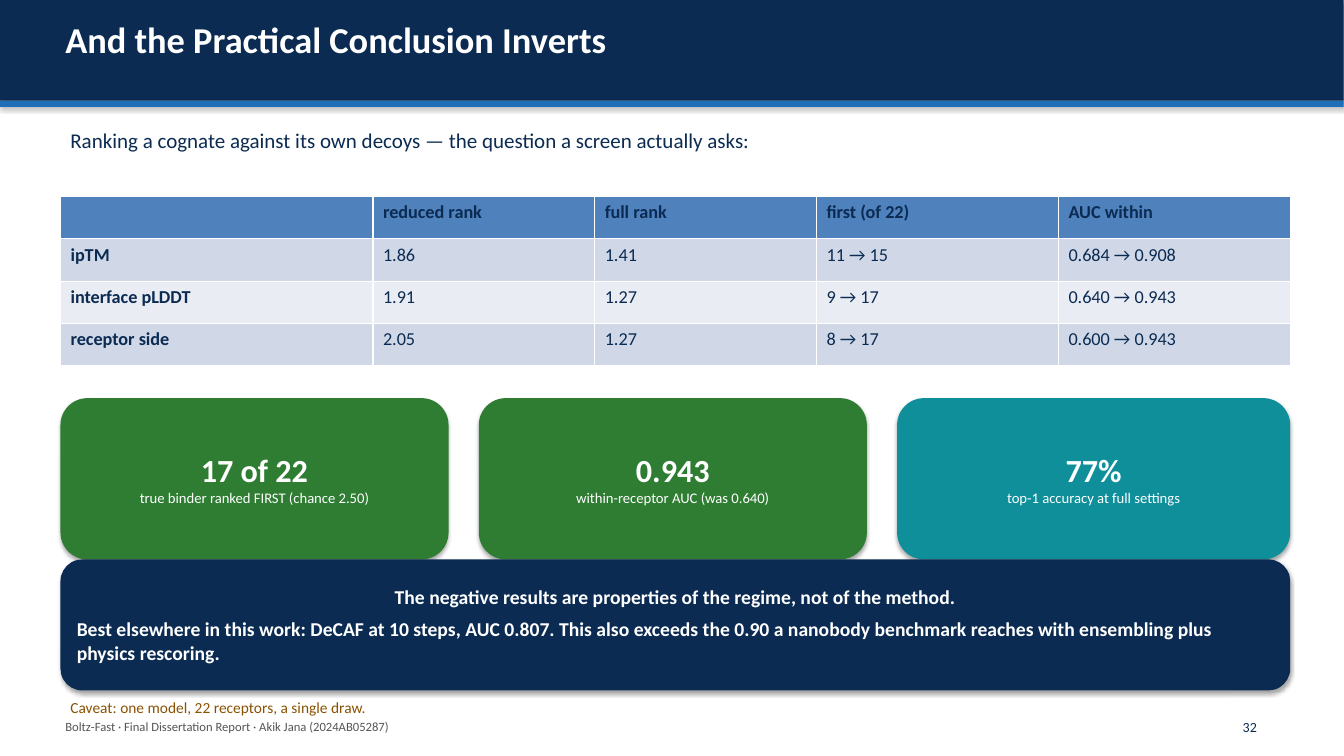
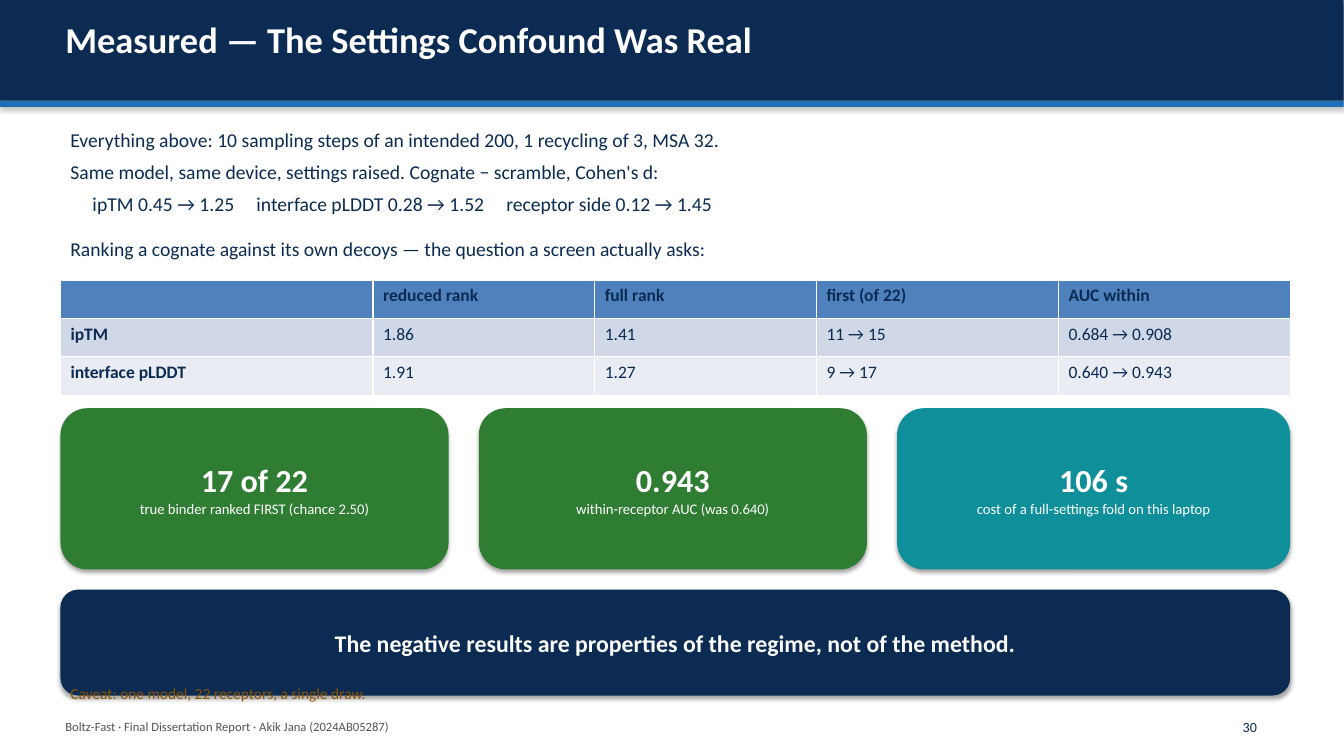
Before and after one commit to AkikJana/biomolecular-design-coreai, a slide deck: slide 30 of final_dissertation_presentation.pptx (slide 32 before the commit). Drawn at 1344x756 pixels with LibreOffice and Linux fonts; fonts in the diff are those of the drawing. Boxes give left, top, right and bottom in pixels: in the first picture for what was removed or moved away, otherwise in the second. Text is boxed around its words. In the diff, an @@ line names an element or a change of style, - is before the commit and + after.

```diff
--- a/final_dissertation_presentation.pptx
+++ b/final_dissertation_presentation.pptx
@@ text at box(65, 27, 752, 59): text changed @@
-And the Practical Conclusion Inverts
+Measured — The Settings Confound Was Real
@@ text added at box(70, 133, 719, 214), 14 pt, text #0B2B52 @@
+Everything above: 10 sampling steps of an intended 200, 1 recycling of 3, MSA 32.
+Same model, same device, settings raised. Cognate − scramble, Cohen's d:
+ipTM 0.45 → 1.25 interface pLDDT 0.28 → 1.52 receptor side 0.12 → 1.45
@@ text "Ranking a cognate against its ...": place and size @@
-text "Ranking a cognate against its ..." at box(70, 133, 748, 152)
+text "Ranking a cognate against its ..." at box(70, 242, 705, 260)
@@ text "Ranking a cognate against its ..." at box(70, 242, 705, 260): size 15 to 14 pt @@
@@ table at box(60, 280, 1291, 395) @@
-row 4: receptor side | 2.05 | 1.27 | 8 → 17 | 0.600 → 0.943
@@ table: place and size @@
-table at box(60, 197, 1291, 366)
+table at box(60, 280, 1291, 395)
@@ 3 rounded rectangles: place and size @@
-3 rounded rectangles at box(60, 398, 1291, 560)
+3 rounded rectangles at box(60, 408, 1291, 570)
@@ text in rounded rectangle at box(977, 470, 1210, 517): text changed @@
-77%
-top-1 accuracy at full settings
+106 s
+cost of a full-settings fold on this laptop
@@ rounded rectangle "The negative results are properties ...": place and size @@
-rounded rectangle "The negative results are properties ..." at box(60, 560, 1291, 691)
+rounded rectangle "The negative results are properties ..." at box(60, 590, 1291, 696)
@@ rounded rectangle "The negative results are properties ..." at box(60, 590, 1291, 696): size 14 to 17 pt @@
@@ text in rounded rectangle at box(77, 622, 1212, 664): paragraph removed @@
-Best elsewhere in this work: DeCAF at 10 steps, AUC 0.807. This also exceeds the 0.90 a nanobody benchmark reaches with ensembling plus physics rescoring.
@@ text "Caveat: one model, 22 receptors, ..." rewrapped from box(70, 702, 365, 716) to box(70, 686, 365, 704) @@
@@ text at box(1243, 723, 1257, 732): text changed @@
-32
+30
```
Also in this commit, not shown: 7 other slides changed, 2 slides removed.
